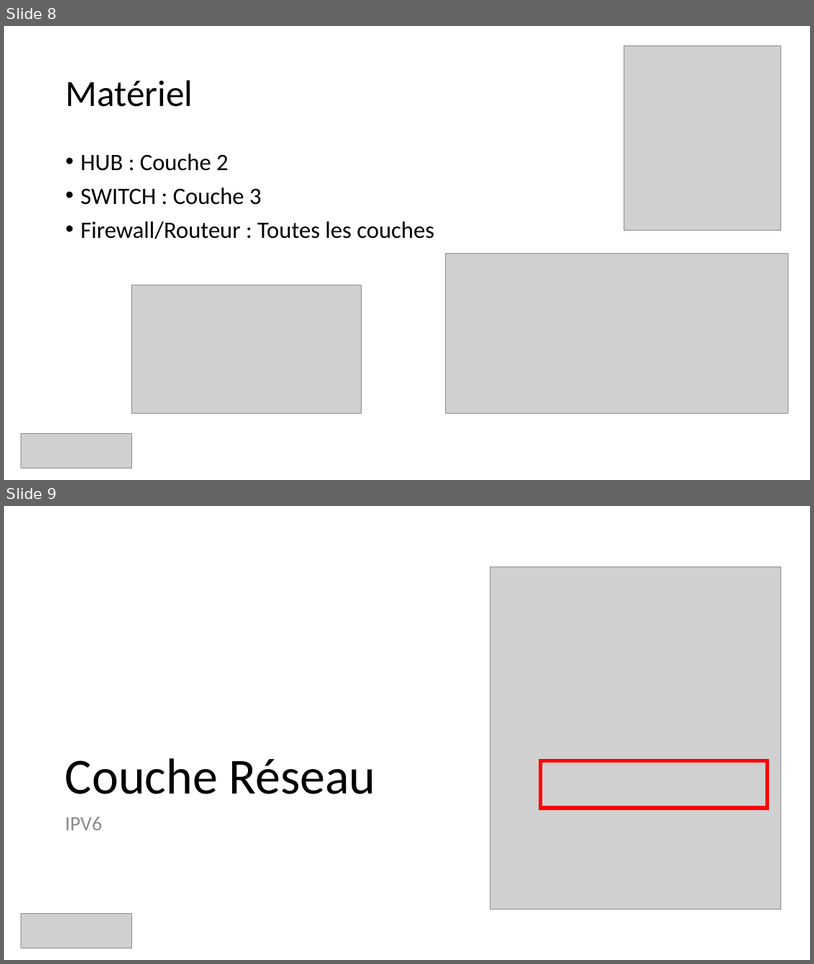
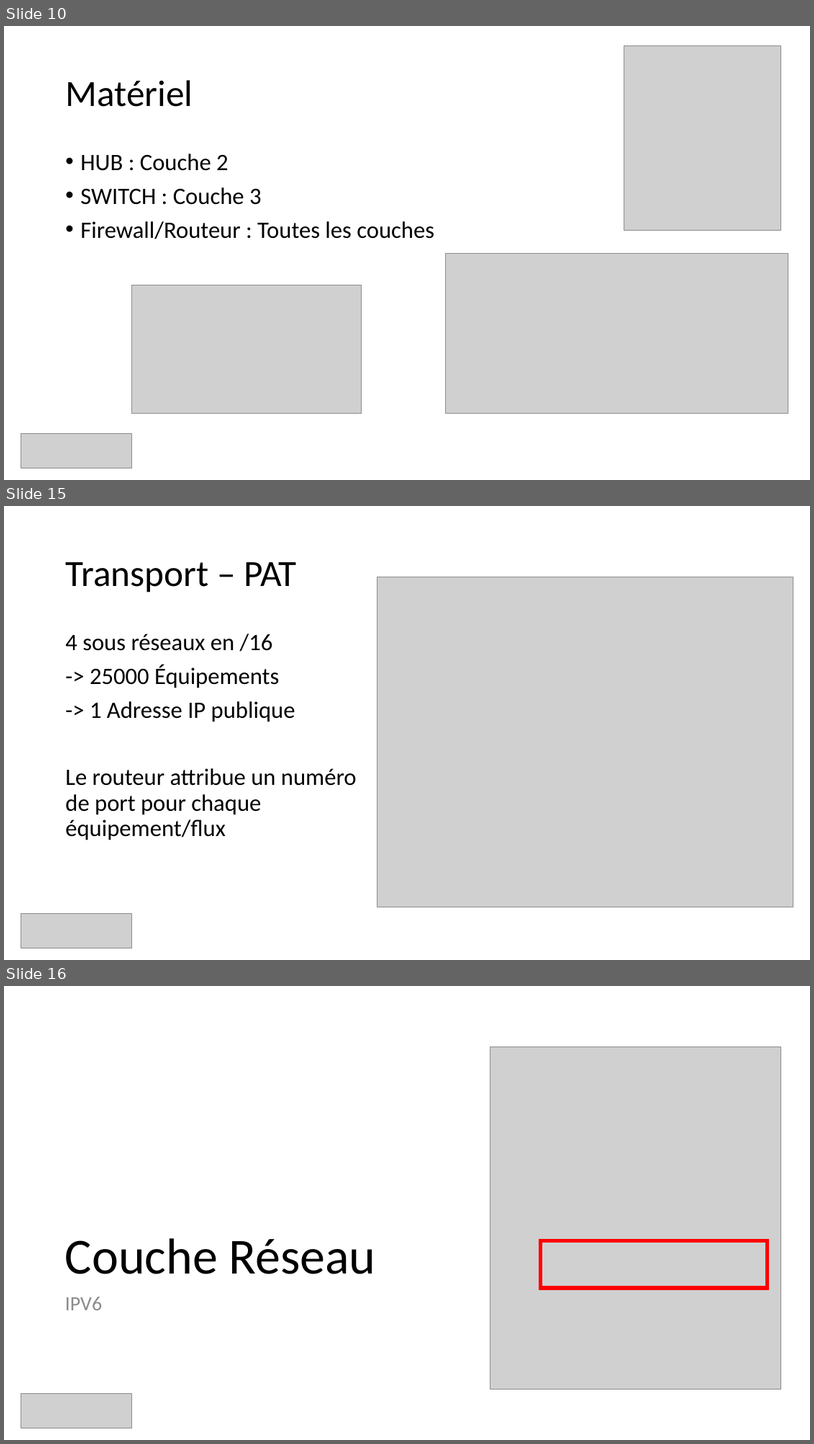
Before and after one commit to guillaume-rico/reseaux_informatiques, a slide deck: 01_CM/CM3 Réseaux Informatiques.pptx. Shown one above the other, each under a label of ours: slides 8 and 9 before the commit, slides 10, 15 and 16 after it; the slides between them are not shown. The pictures are 814x964 and 814x1444 pixels, drawn with LibreOffice and Linux fonts; fonts in the diff are those of the drawing; grey boxes stand for pictures. Boxes give left, top, right and bottom in pixels: in the first picture for what was removed or moved away, otherwise in the second. Text is boxed around its words. In the diff, an @@ line names an element or a change of style, - is before the commit and + after.

```diff
--- a/01_CM/CM3 Réseaux Informatiques.pptx
+++ b/01_CM/CM3 Réseaux Informatiques.pptx
@@ slide 15 added at (x1=4, y1=506, x2=810, y2=960), background #FFFFFF @@
@@ title added at (x1=65, y1=562, x2=296, y2=592), 44 pt, text #000000 @@
+Transport – PAT
@@ picture added at (x1=377, y1=577, x2=793, y2=906) @@
@@ text added at (x1=65, y1=633, x2=357, y2=840), 28 pt, text #000000 @@
+4 sous réseaux en /16
+-> 25000 Équipements
+-> 1 Adresse IP publique
+Le routeur attribue un numéro de port pour chaque équipement/flux
@@ picture added at (x1=21, y1=913, x2=131, y2=947) @@
@@ rectangle added at (x1=354, y1=915, x2=492, y2=947), fill #FFFFFF @@
@@ rectangle added at (x1=466, y1=898, x2=520, y2=930), fill #FFFFFF @@
@@ what was slide 8 is now slide 10 @@
@@ what was slide 9 is now slide 16 @@
```
Also in this commit, not shown: 9 slides changed, 7 other slides added, 1 slide removed, 2 other files.
